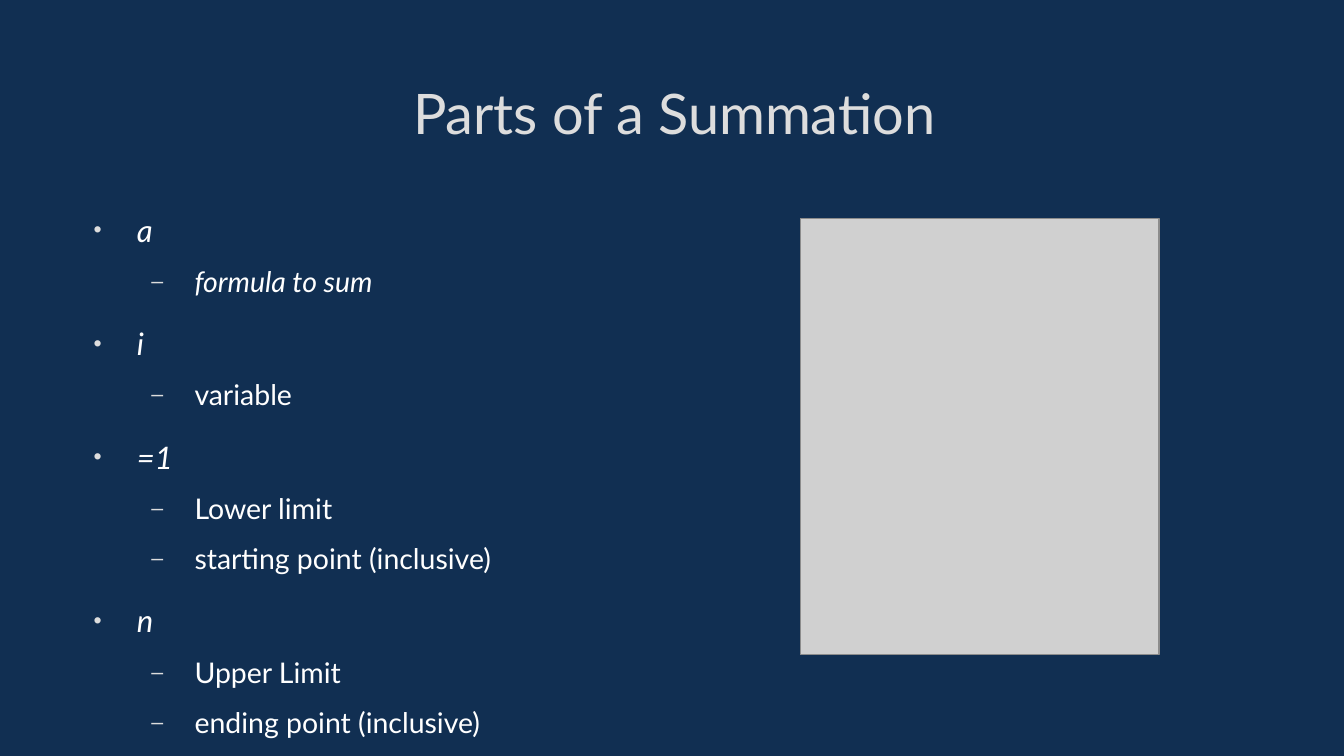
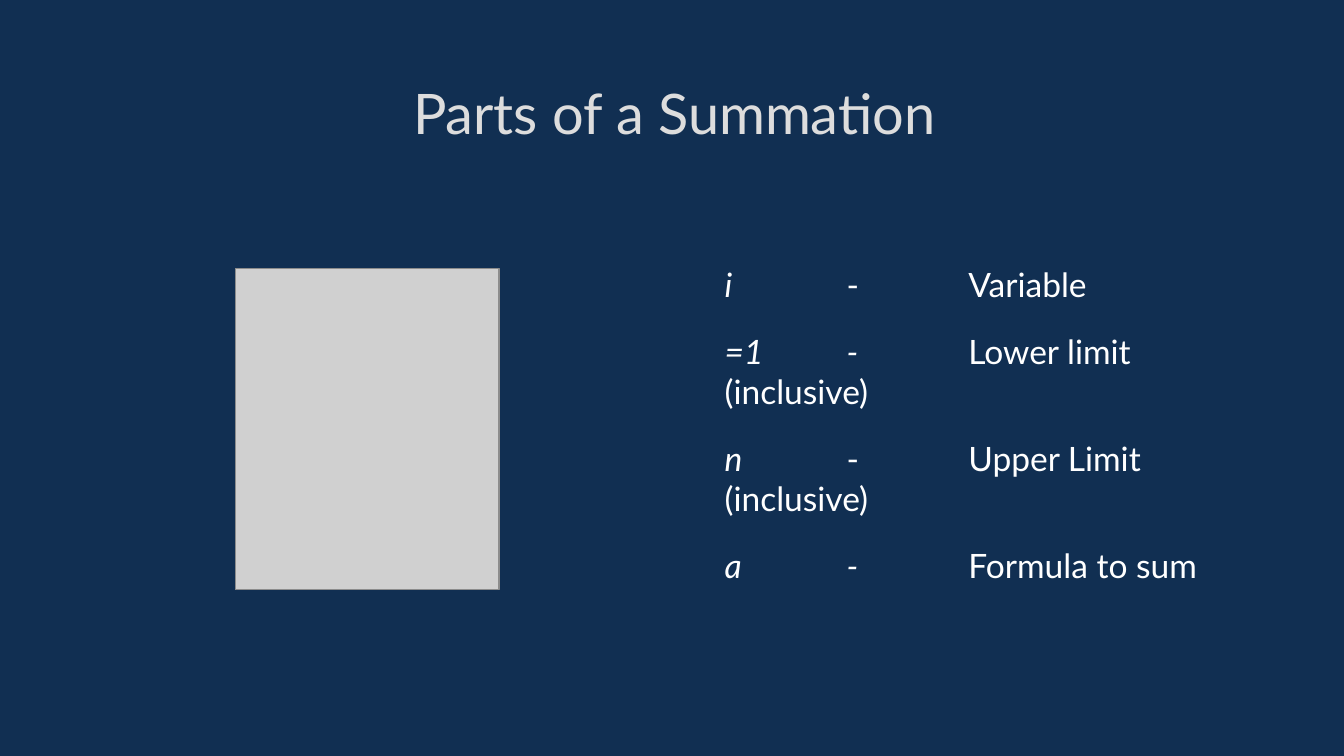
Before and after one commit to davidgundry/maths22-23, a slide deck: slide 7 of slides/maths-4-sequences-and-summation.odp (slide 6 before the commit). Drawn at 1344x756 pixels with LibreOffice and Linux fonts; fonts in the diff are those of the drawing; grey boxes stand for pictures. Boxes give left, top, right and bottom in pixels: in the first picture for what was removed or moved away, otherwise in the second. Text is boxed around its words. In the diff, an @@ line names an element or a change of style, - is before the commit and + after.

```diff
--- a/slides/maths-4-sequences-and-summation.odp
+++ b/slides/maths-4-sequences-and-summation.odp
@@ picture: place and size @@
-picture at box(801, 218, 1160, 655)
+picture at box(235, 268, 500, 590)
@@ text at box(725, 272, 1197, 579): text changed; size 16.8 to 19.8 pt @@
-• a
-  – formula to sum
-• i
-  – variable
-• =1
-  – Lower limit
-  – starting point (inclusive)
-• n
-  – Upper Limit
-  – ending point (inclusive)
+i - Variable
+=1 - Lower limit (inclusive)
+n - Upper Limit (inclusive)
+a - Formula to sum
```
Also in this commit, not shown: 29 other slides changed, 18 slides added, 7 slides removed, 13 other files.
